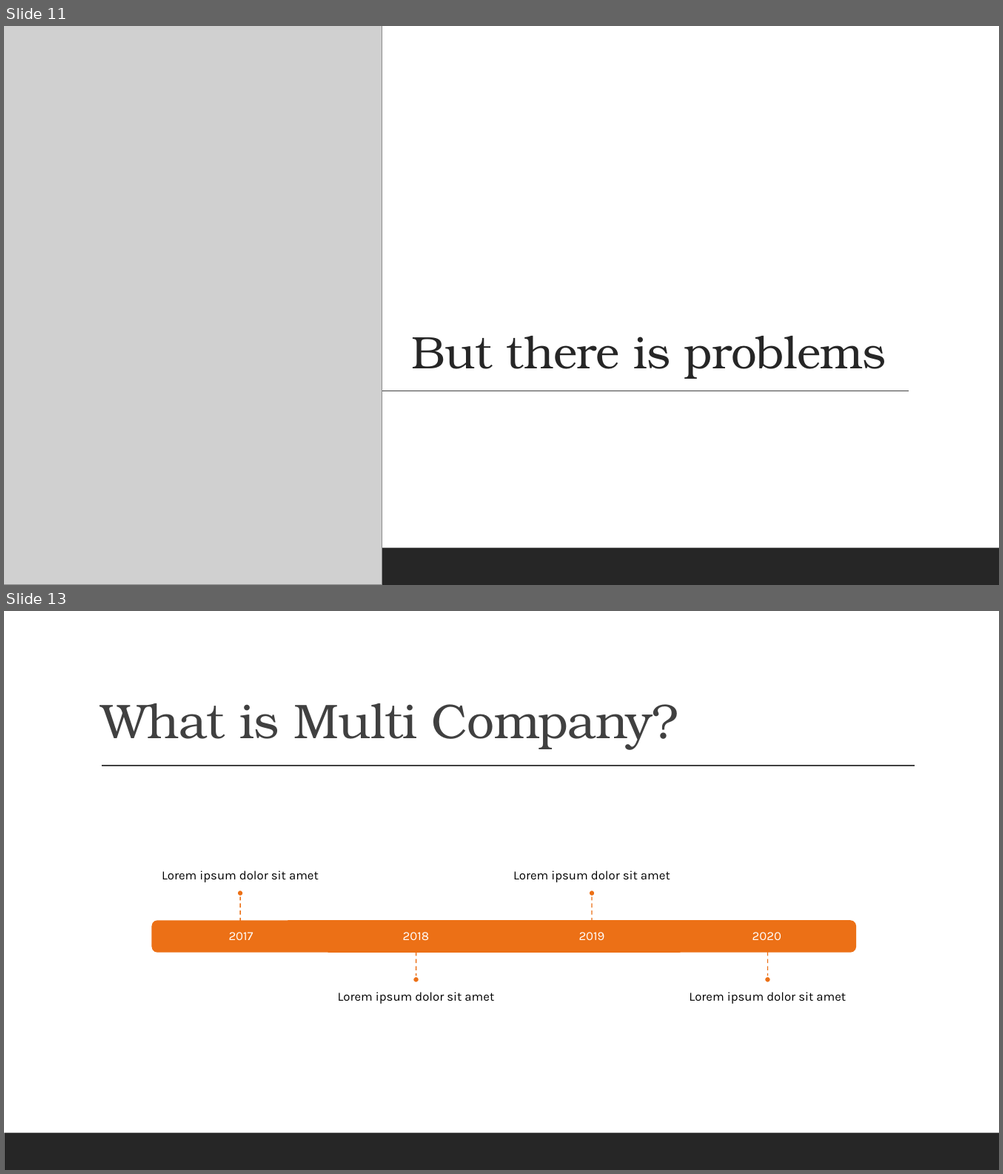
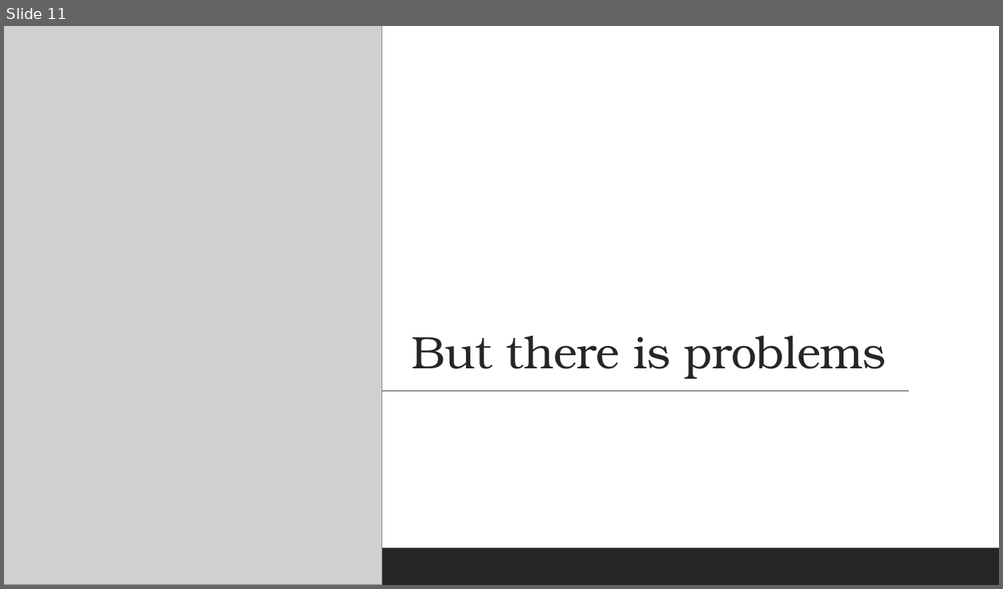
Before and after one commit to Brevalda1/financebrevaldabaru, a slide deck: ONLINE COMPANY EXPENSE RECORDING WEBSITE BASED ON MULTI-COMPANY.pptx. Shown one above the other, each under a label of ours: slides 11 and 13 before the commit, slide 11 after it; the slides between them are not shown. The pictures are 1003x1174 and 1003x589 pixels, drawn with LibreOffice and Linux fonts; fonts in the diff are those of the drawing; grey boxes stand for pictures. Boxes give left, top, right and bottom in pixels: in the first picture for what was removed or moved away, otherwise in the second. Text is boxed around its words. In the diff, an @@ line names an element or a change of style, - is before the commit and + after.

```diff
--- a/ONLINE COMPANY EXPENSE RECORDING WEBSITE BASED ON MULTI-COMPANY.pptx
+++ b/ONLINE COMPANY EXPENSE RECORDING WEBSITE BASED ON MULTI-COMPANY.pptx
@@ slide 13 removed at [4, 611, 999, 1170], background #FFFFFF; not listed: 1 template element that a slide beside it also shows @@
@@ title removed at [101, 703, 678, 750] @@
-What is Multi Company?
@@ line removed from (102, 766) to (915, 766) @@
@@ group removed at [152, 871, 856, 1004]: 8 texts, 4 lines, 4 ellipses, 2 round same rects, 2 rectangles @@
-2017
-Lorem ipsum dolor sit amet
-2018
-Lorem ipsum dolor sit amet
-2019
-Lorem ipsum dolor sit amet
-2020
-Lorem ipsum dolor sit amet
```
Also in this commit, not shown: 15 slides added, 1 other slide removed, 1 other file.
